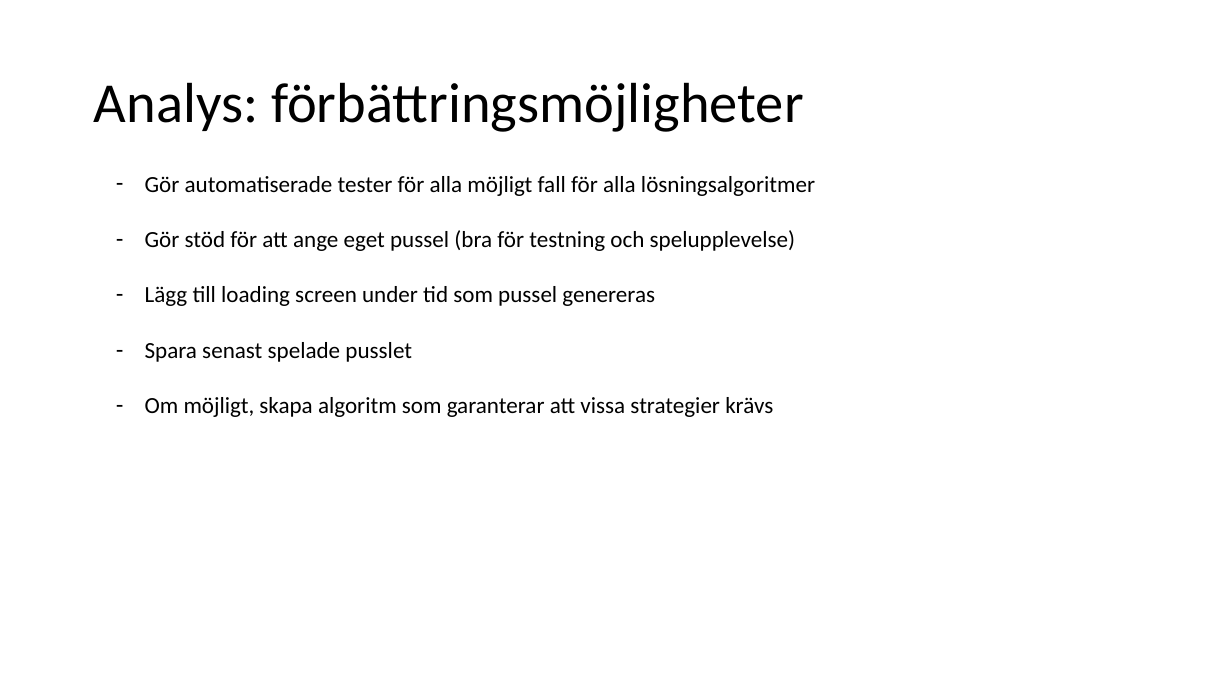
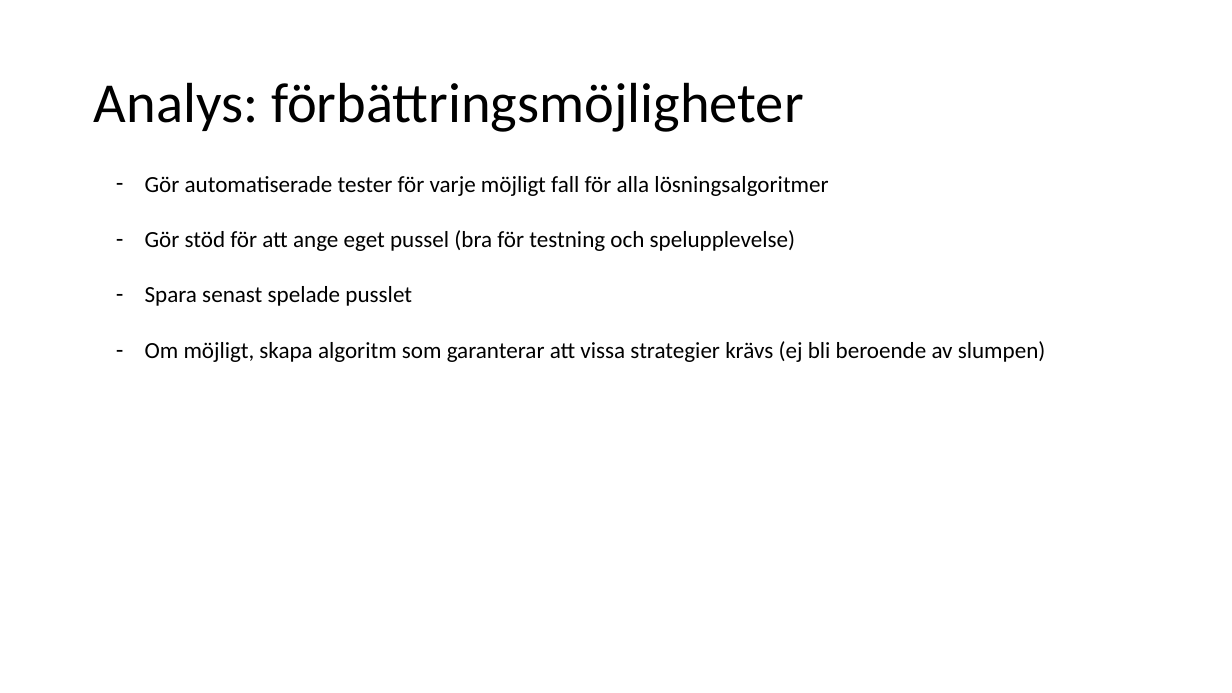
Before and after one commit to pythonpalle/sudoku, a slide deck: slide 4 of Procedurell_Generering_Utvardering.pptx. Drawn at 1232x693 pixels with LibreOffice and Linux fonts; fonts in the diff are those of the drawing. Boxes give left, top, right and bottom in pixels: in the first picture for what was removed or moved away, otherwise in the second. Text is boxed around its words. In the diff, an @@ line names an element or a change of style, - is before the commit and + after.

```diff
--- a/Procedurell_Generering_Utvardering.pptx
+++ b/Procedurell_Generering_Utvardering.pptx
@@ text at <box>145,176,828,196</box>: text changed @@
-– Gör automatiserade tester för alla möjligt fall för alla lösningsalgoritmer
+– Gör automatiserade tester för varje möjligt fall för alla lösningsalgoritmer
@@ text at <box>145,286,655,306</box>: paragraph removed @@
-– Lägg till loading screen under tid som pussel genereras
@@ text at <box>145,341,1046,362</box>: text changed @@
-– Om möjligt, skapa algoritm som garanterar att vissa strategier krävs
+– Om möjligt, skapa algoritm som garanterar att vissa strategier krävs (ej bli beroende av slumpen)
```
Also in this commit, not shown: 6 other files.
